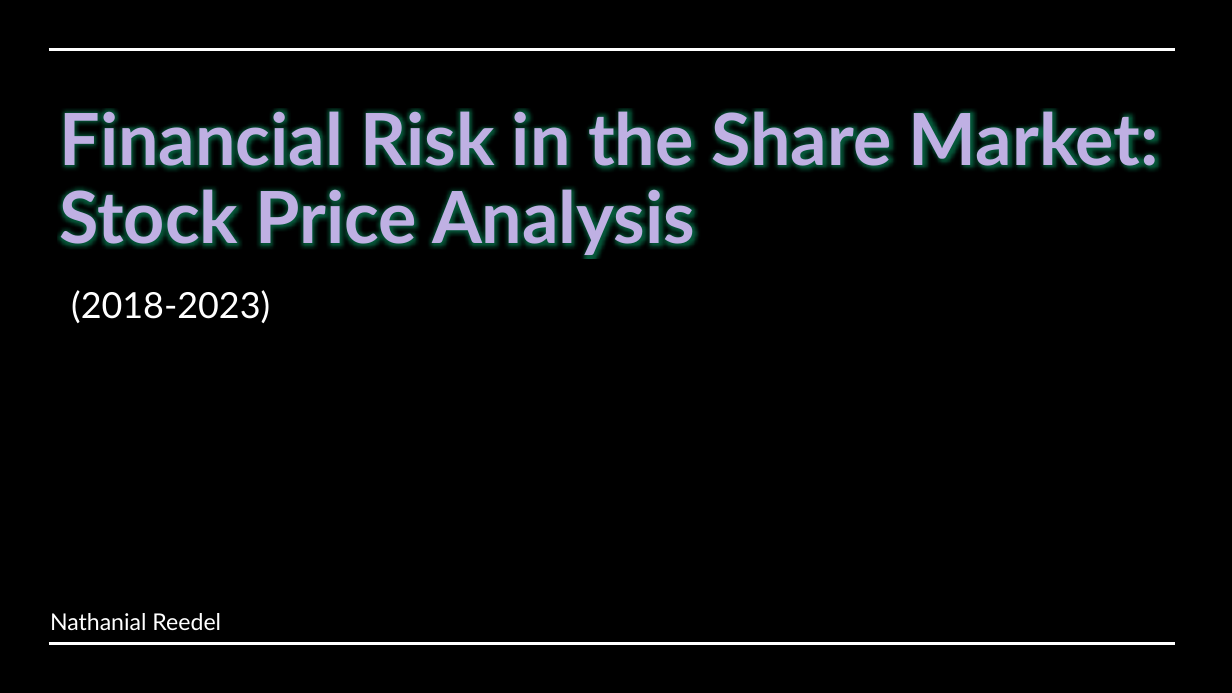
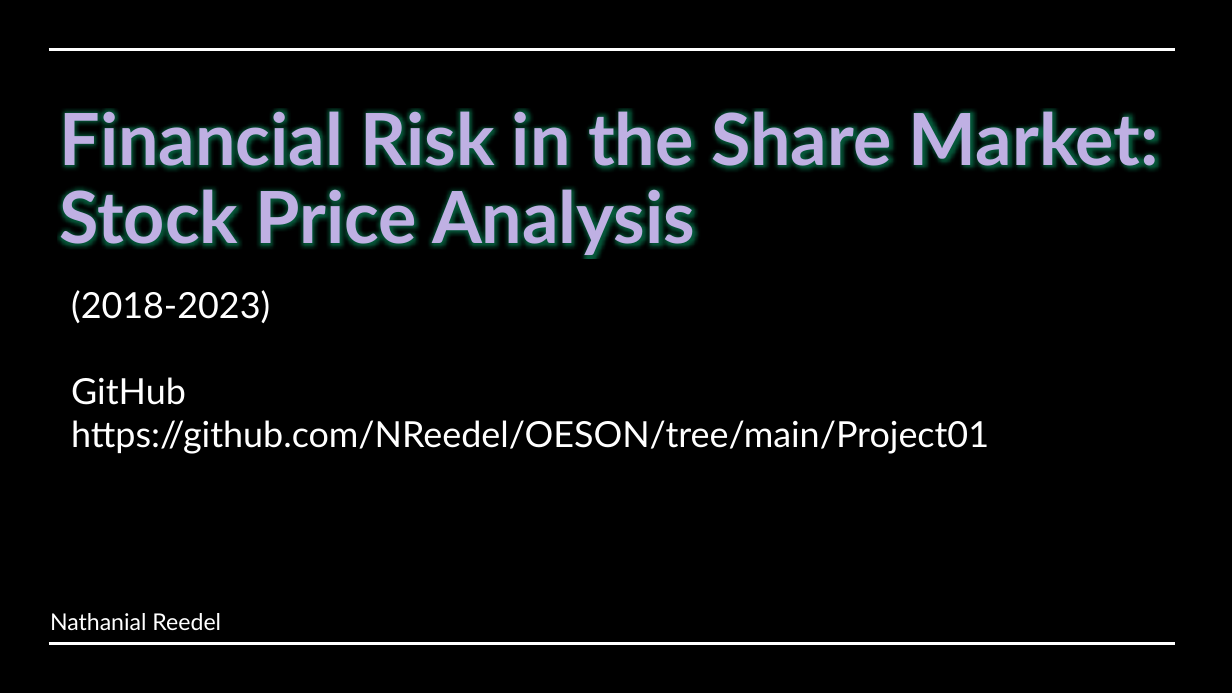
Before and after one commit to NReedel/OESON, a slide deck: slide 1 of Project01/Project01.pptx. Drawn at 1232x693 pixels with LibreOffice and Linux fonts; fonts in the diff are those of the drawing; background and template pictures are left out; a plain dark background stands for a picture behind light text. Boxes give left, top, right and bottom in pixels: in the first picture for what was removed or moved away, otherwise in the second. Text is boxed around its words. In the diff, an @@ line names an element or a change of style, - is before the commit and + after.

```diff
--- a/Project01/Project01.pptx
+++ b/Project01/Project01.pptx
@@ text at (71, 377, 989, 454): paragraph added @@
+GitHub https://github.com/NReedel/OESON/tree/main/Project01
```
